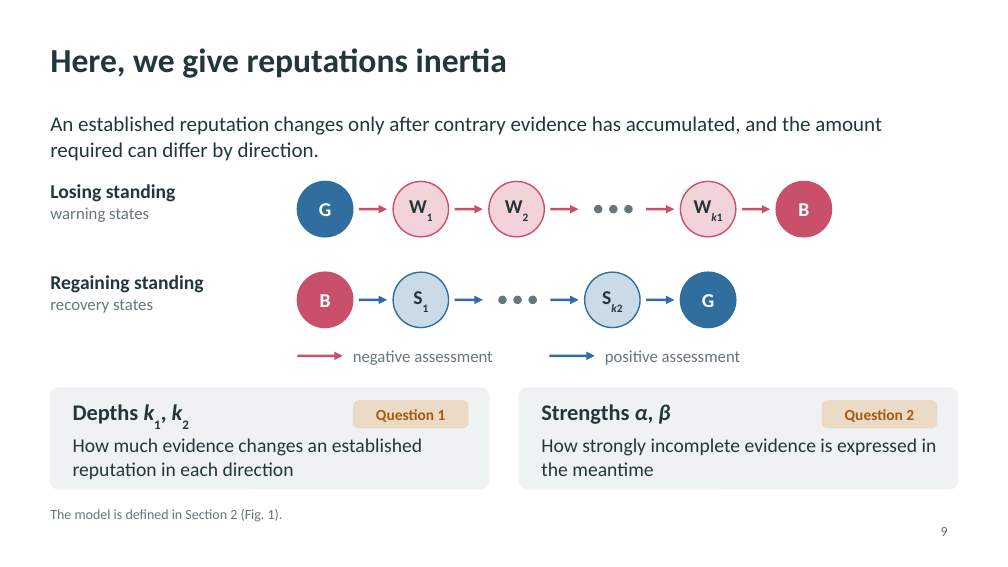
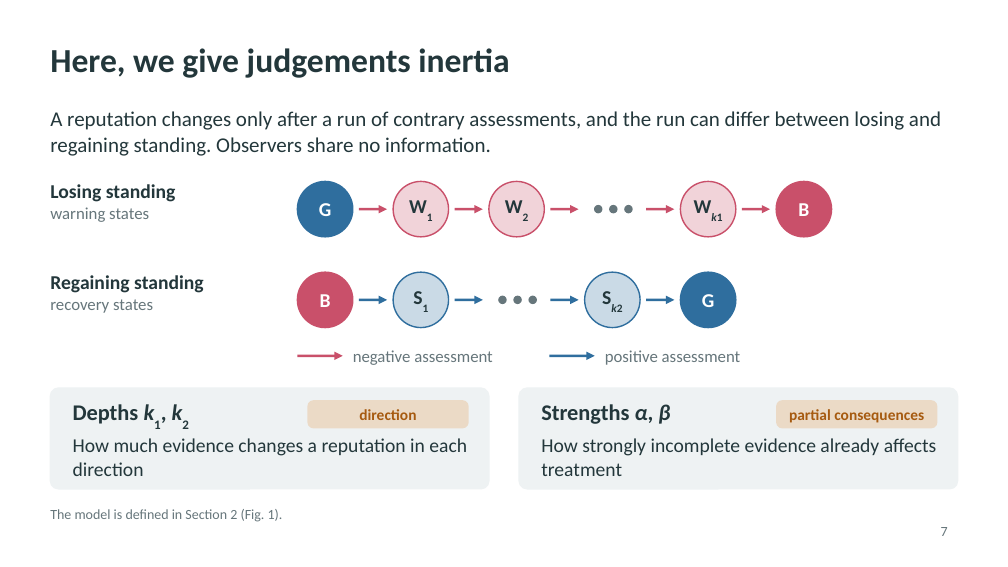
Before and after one commit to JoeWynn7/IR_paper, a slide deck: slide 7 of Slides/IR_motivation_section.pptx (slide 9 before the commit). Drawn at 1008x567 pixels with LibreOffice and Linux fonts; fonts in the diff are those of the drawing. Boxes give left, top, right and bottom in pixels: in the first picture for what was removed or moved away, otherwise in the second. Text is boxed around its words. In the diff, an @@ line names an element or a change of style, - is before the commit and + after.

```diff
--- a/Slides/IR_motivation_section.pptx
+++ b/Slides/IR_motivation_section.pptx
@@ title at (50,48,509,78): text changed @@
-Here, we give reputations inertia
+Here, we give judgements inertia
@@ text at (50,111,941,156): text changed @@
-An established reputation changes only after contrary evidence has accumulated, and the amount required can differ by direction.
+A reputation changes only after a run of contrary assessments, and the run can differ between losing and regaining standing. Observers share no information.
@@ rounded rectangle: place and size @@
-rounded rectangle at (353,400,469,428)
+rounded rectangle at (307,400,469,428)
@@ text at (359,409,416,420): text changed @@
-Question 1
+direction
@@ rounded rectangle: place and size @@
-rounded rectangle at (822,400,937,428)
+rounded rectangle at (776,400,937,428)
@@ text at (789,409,924,423): text changed @@
-Question 2
+partial consequences
@@ text at (73,438,467,476): text changed @@
-How much evidence changes an established reputation in each direction
+How much evidence changes a reputation in each direction
@@ text at (541,438,937,476): text changed @@
-How strongly incomplete evidence is expressed in the meantime
+How strongly incomplete evidence already affects treatment
@@ page number at (941,527,948,536): text changed @@
-9
+7
```
Also in this commit, not shown: 5 slides added, 7 slides removed, 21 other files.
